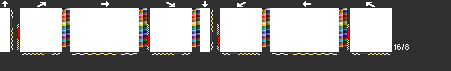
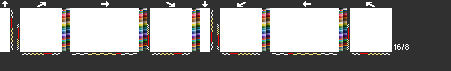
Layers edited between the first and the second w=451, h=71 image:
painted on "base" over [62, 46, 347, 51]
